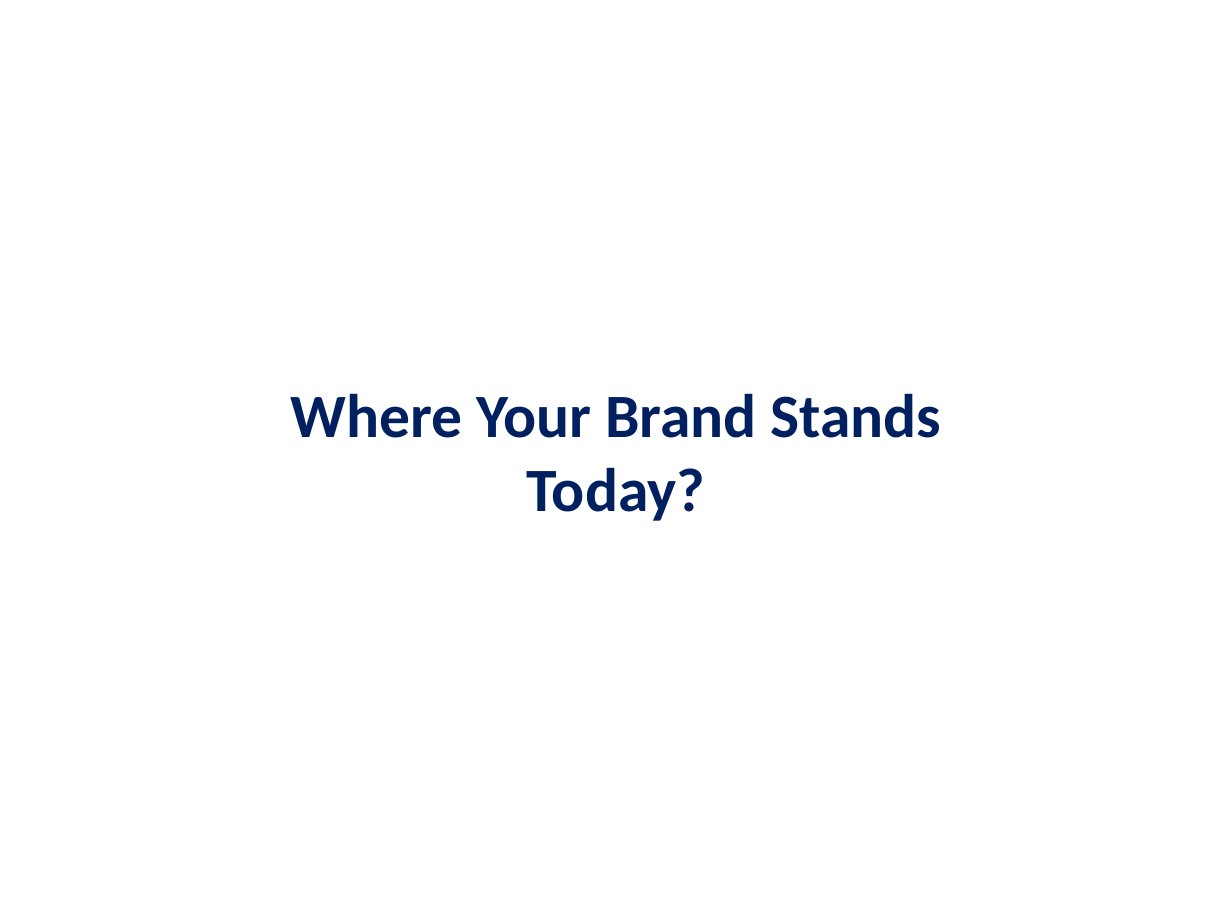
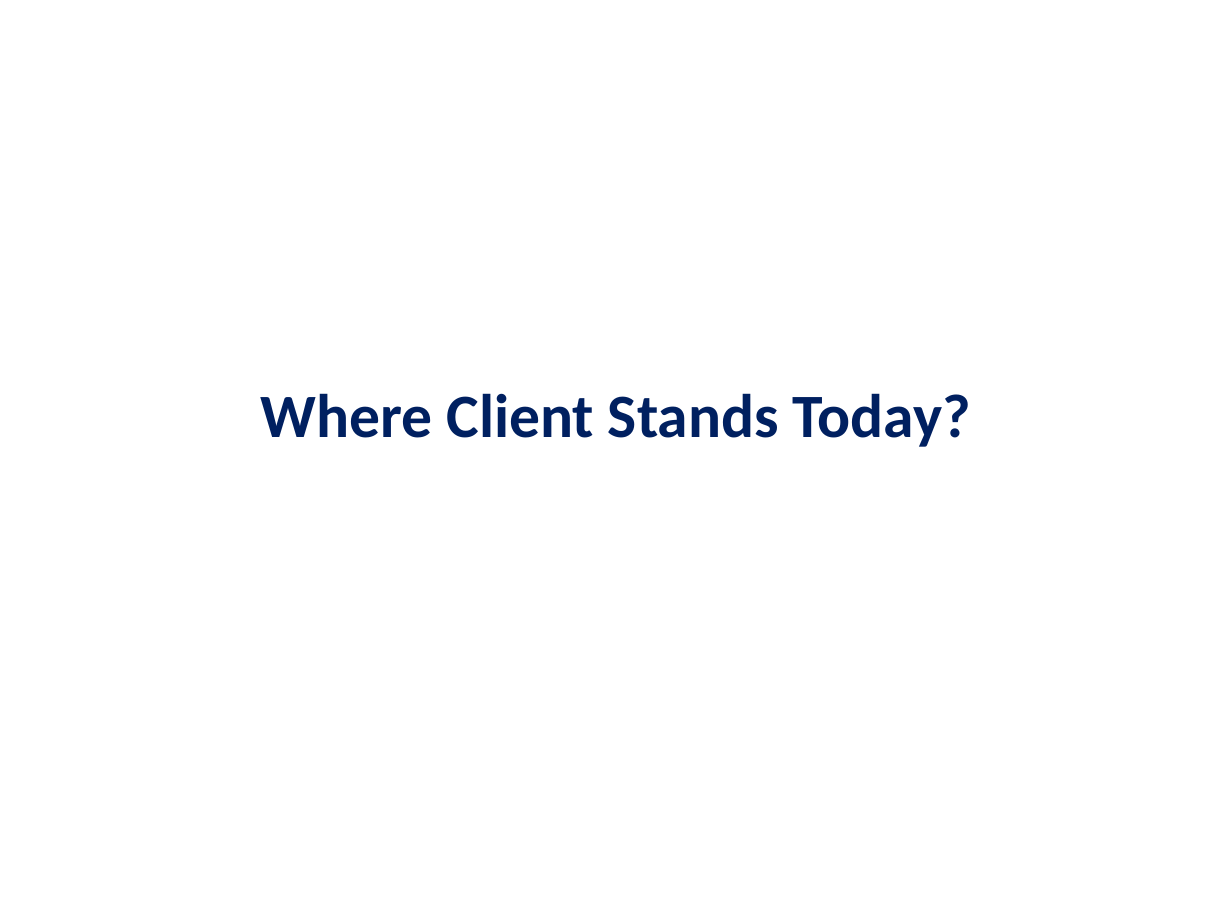
Before and after one commit to analytics-wq/seo-audit-automation, a slide deck: slide 6 of SEO_Strategy.pptx. Drawn at 1232x924 pixels with LibreOffice and Linux fonts; fonts in the diff are those of the drawing. Boxes give left, top, right and bottom in pixels: in the first picture for what was removed or moved away, otherwise in the second. Text is boxed around its words. In the diff, an @@ line names an element or a change of style, - is before the commit and + after.

```diff
--- a/SEO_Strategy.pptx
+++ b/SEO_Strategy.pptx
@@ text at [261, 393, 971, 447]: text changed @@
-Where Your Brand Stands Today?
+Where Client Stands Today?
```
Also in this commit, not shown: 12 slides added, 1 other file.
